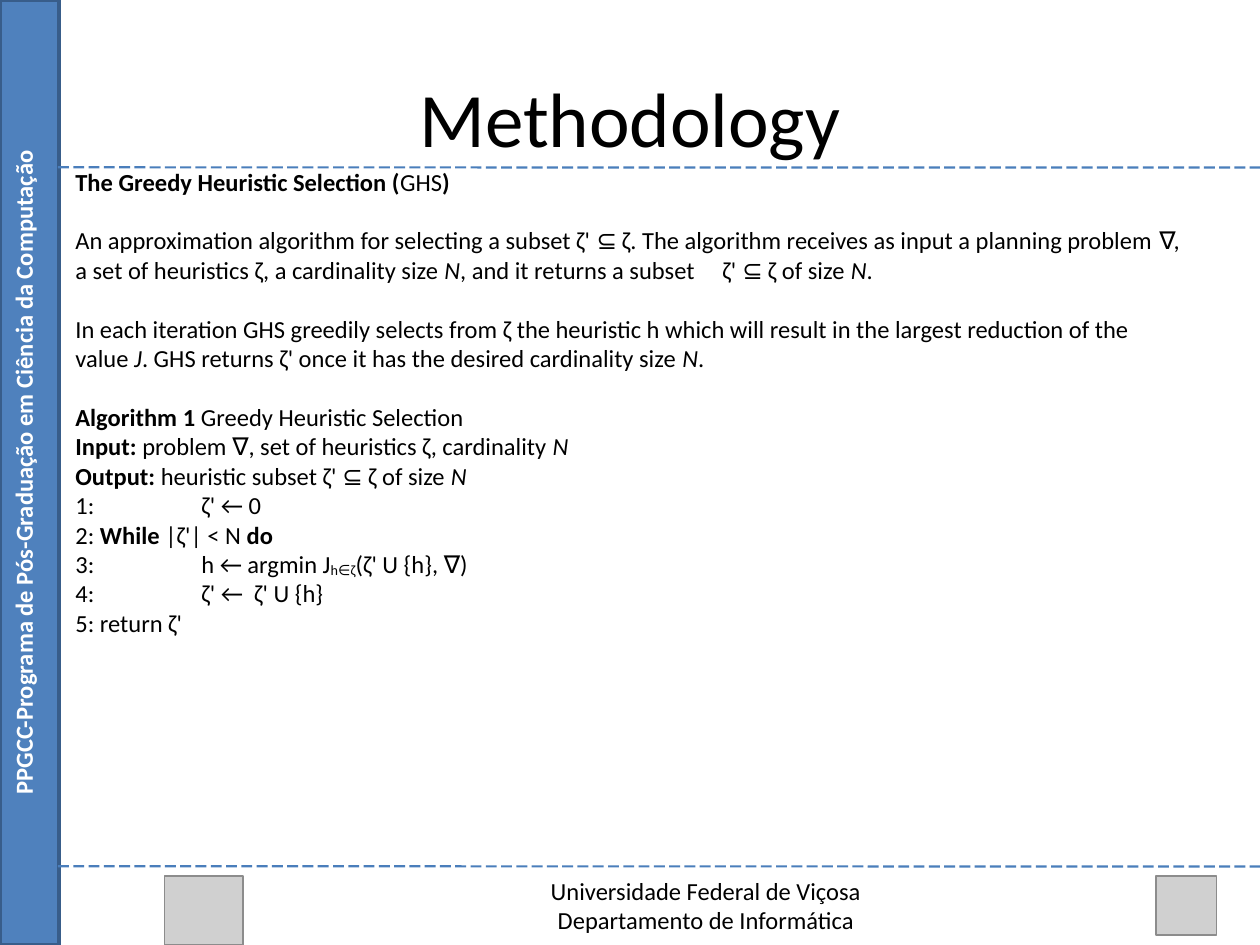
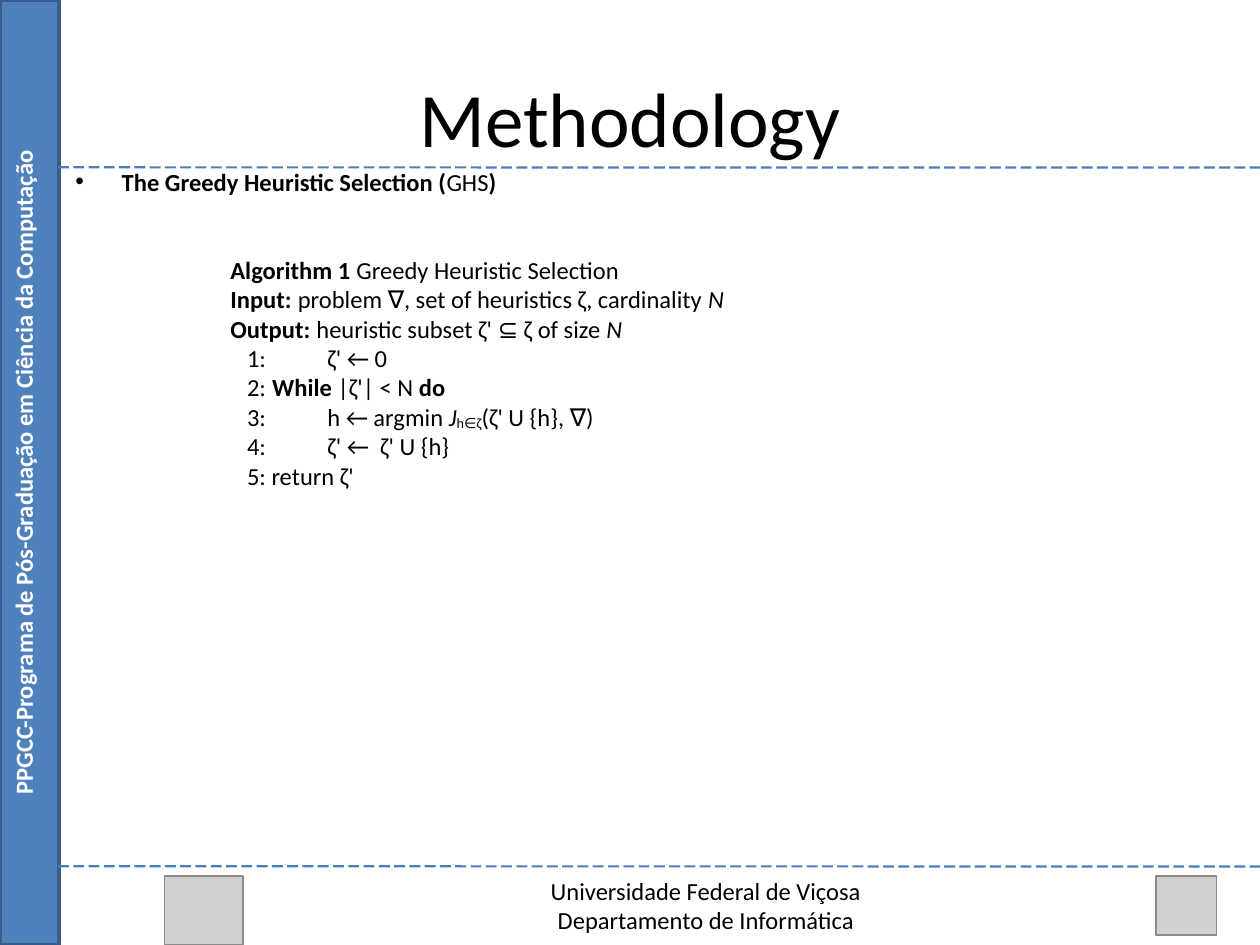
Before and after one commit to Marvinsky/research-marvin, a slide deck: slide 20 of latex/odp/selection heuristics.odp (slide 23 before the commit). Drawn at 1260x945 pixels with LibreOffice and Linux fonts; fonts in the diff are those of the drawing; grey boxes stand for pictures. Boxes give left, top, right and bottom in pixels: in the first picture for what was removed or moved away, otherwise in the second. Text is boxed around its words. In the diff, an @@ line names an element or a change of style, - is before the commit and + after.

```diff
--- a/latex/odp/selection heuristics.odp
+++ b/latex/odp/selection heuristics.odp
@@ text at (122,173,564,431): italic on in "Jh∈ζ(ζ'"; bullet none to • @@
@@ text at (75,232,1151,371): paragraphs removed @@
-An approximation algorithm for selecting a subset ζ' ⊆ ζ. The algorithm receives as input a planning problem ∇, a set of heuristics ζ, a cardinality size N, and it returns a subset ζ' ⊆ ζ of size N.
-In each iteration GHS greedily selects from ζ the heuristic h which will result in the largest reduction of the value J. GHS returns ζ' once it has the desired cardinality size N.
```
Also in this commit, not shown: 7 other slides changed, 3 slides removed, 1 other file.
